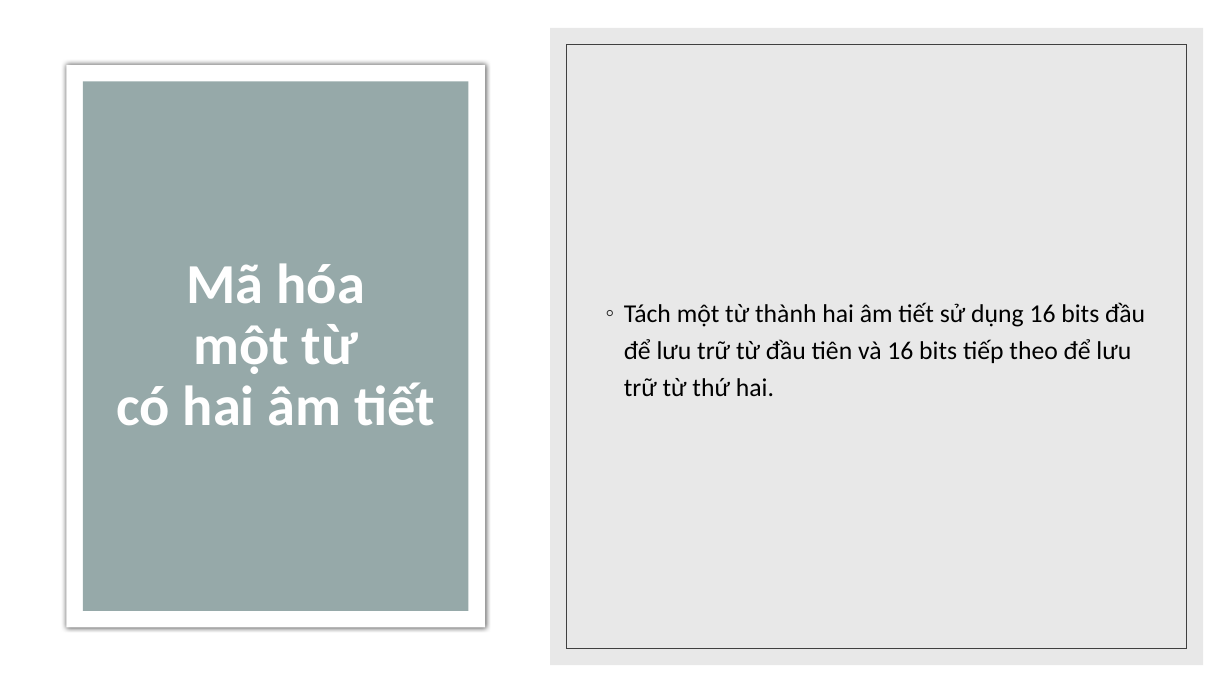
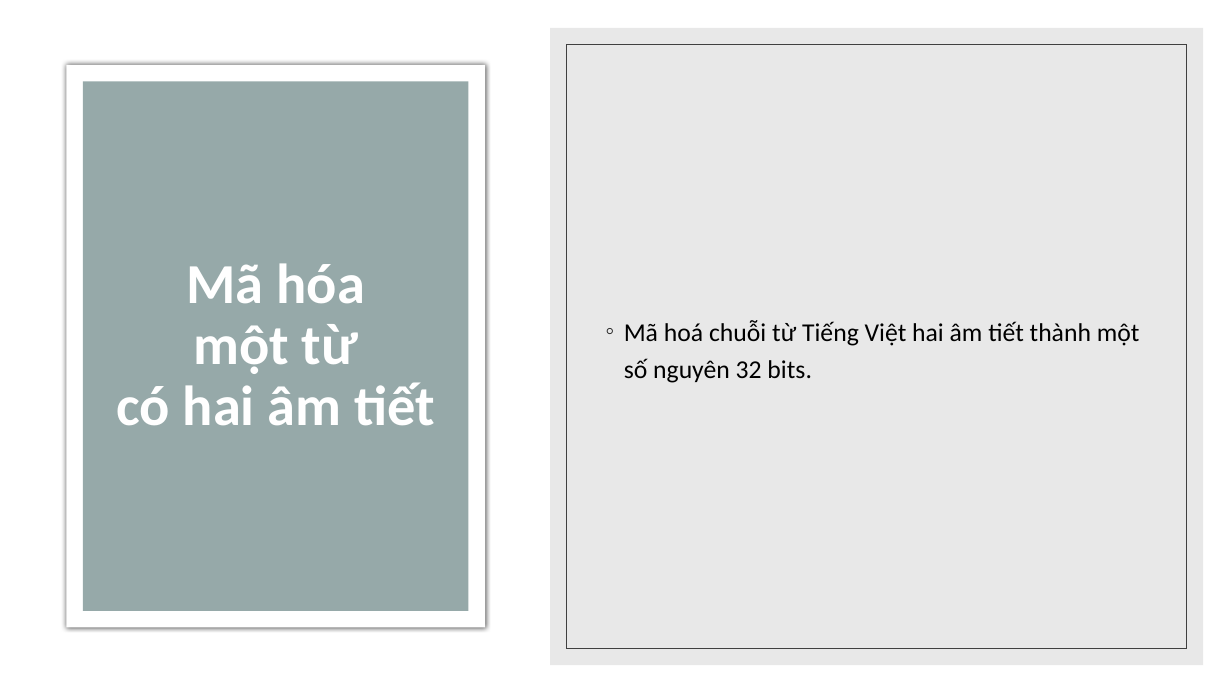
Before and after one commit to pk9r327/GameNoiTu, a slide deck: slide 24 of Báo cáo dự án - CTDL và GT.pptx. Drawn at 1232x693 pixels with LibreOffice and Linux fonts; fonts in the diff are those of the drawing. Boxes give left, top, right and bottom in pixels: in the first picture for what was removed or moved away, otherwise in the second. Text is boxed around its words. In the diff, an @@ line names an element or a change of style, - is before the commit and + after.

```diff
--- a/Báo cáo dự án - CTDL và GT.pptx
+++ b/Báo cáo dự án - CTDL và GT.pptx
@@ text at box(624, 320, 1140, 383): text changed @@
-◦ Tách một từ thành hai âm tiết sử dụng 16 bits đầu
-  để lưu trữ từ đầu tiên và 16 bits tiếp theo để lưu
-  trữ từ thứ hai.
+◦ Mã hoá chuỗi từ Tiếng Việt hai âm tiết thành một số nguyên 32 bits.
```
Also in this commit, not shown: 2 other slides changed.
